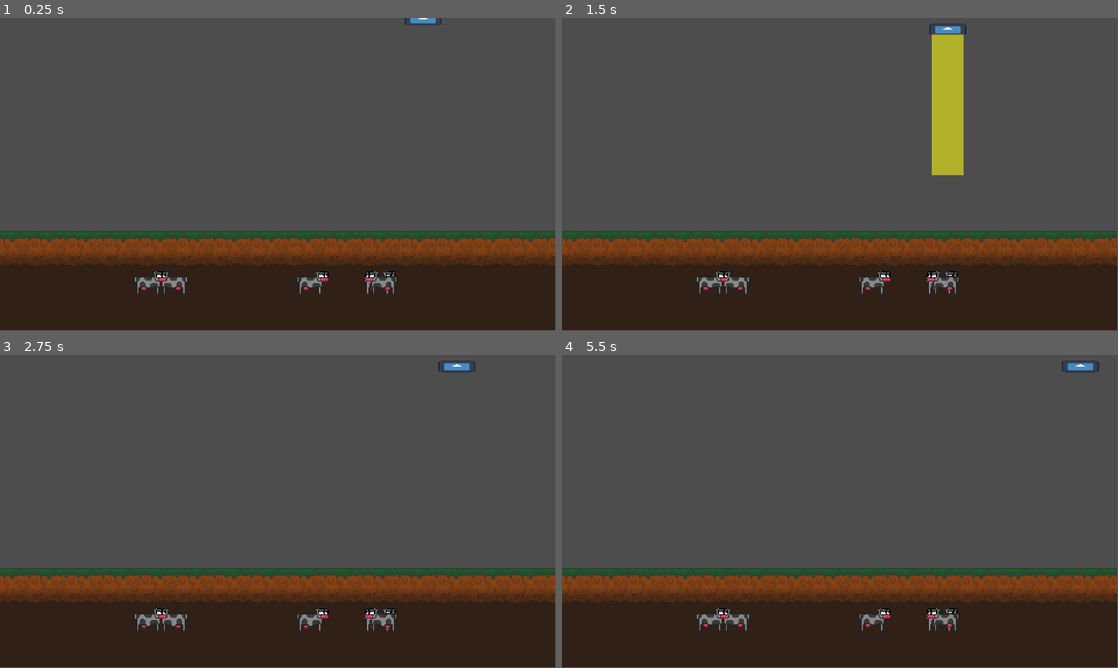
Above: before the commit, frames 1-4 (two rows, left to right).
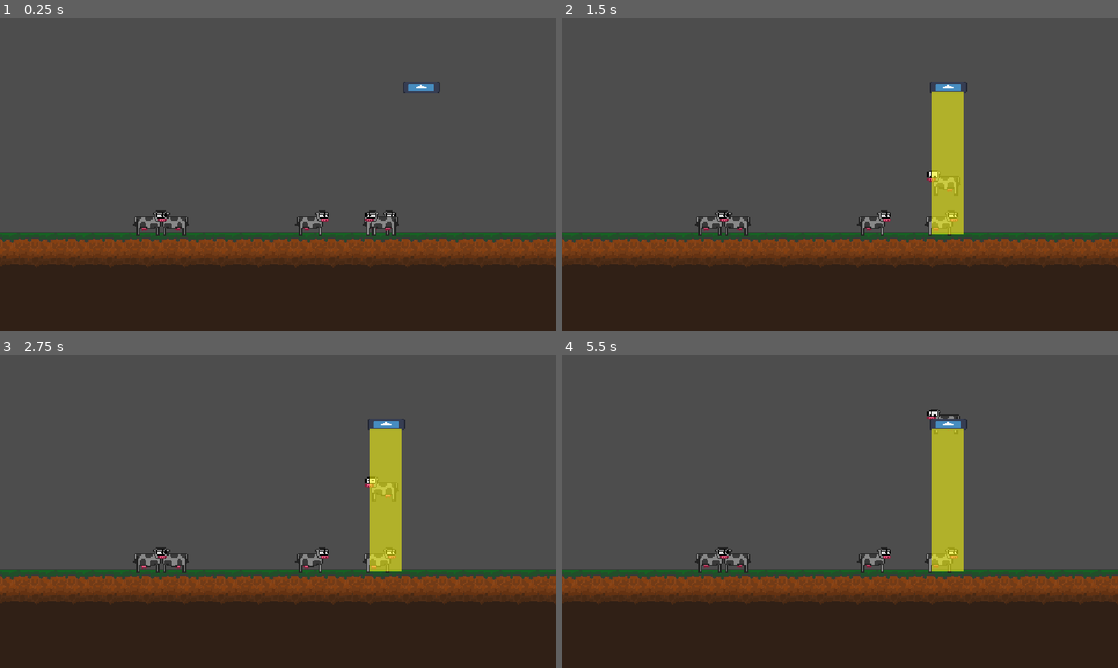
Above: after the commit, the same moments.

Repository: Luminescent-Cheese/district-jam-VII
Game: Godot game, scene res://game.tscn
Two runs of this game, one before a commit and one after it. Both use one fixed random seed, a clock stepped at 60 frames per second and the inputs below. The engine's default icon, where the game draws it, is replaced by a stand-in: a white triangle on a blue panel in a dark square.
Inputs (mouse positions are in pixels of both pictures, inside the frame that each line leads up to):
- Up to frame 1 (0.25 s): no input
- Up to frame 2 (1.5 s): move the mouse to (962, 158) at 0.52 s; click (962, 158) at 0.67 s; move the mouse to (728, 190) at 1.27 s; click (728, 190) at 1.42 s
- Up to frame 3 (2.75 s): move the mouse to (333, 442) at 2.02 s; click (333, 442) at 2.17 s
- Up to frame 4 (5.5 s): move the mouse to (812, 574) at 2.77 s; click (812, 574) at 2.92 s; move the mouse to (1006, 558) at 3.52 s; click (1006, 558) at 3.67 s; move the mouse to (673, 464) at 4.27 s; click (673, 464) at 4.42 s; move the mouse to (867, 511) at 5.02 s; click (867, 511) at 5.17 s
The window is 799x449 before the commit and 800x450 after it. Grey fills any space a smaller window leaves; there, only what the larger window draws over its background counts as a difference.

The runs differ from the first frame. In frame 1, 2.6% of the frame differs, in the area x 0-100%, y 0-89%; in frame 2, 4.5%; in frame 3, 5.1%; in frame 4, 5.1%.

Commit message:
fix pan and zoom to work with macos too

Diff:
--- a/cow.gd
+++ b/cow.gd
@@ -8,12 +8,14 @@
 const RIGHT = Vector2(1, 0)
 const LEFT = Vector2(-1, 0)
 
+@onready var sprite2D = $AnimatedSprite2D
+
 func _ready() -> void:
 	direction = [RIGHT, LEFT].pick_random()
 	if (direction == LEFT):
-		$AnimatedSprite2D.flip_h = true
-	$AnimatedSprite2D.animation = "rest"
-	$AnimatedSprite2D.play()
+		sprite2D.flip_h = true
+	sprite2D.animation = "rest"
+	sprite2D.play()
 
 func _process(_delta: float) -> void:
 	if state == CowState.BEAM_UP:
@@ -22,8 +24,8 @@
 func abducted_by(ufo) -> void:
 	state = CowState.BEAM_UP
 	abducted_by_ufo = ufo
-	$AnimatedSprite2D.animation = "panic"
-	$AnimatedSprite2D.play()
+	sprite2D.animation = "panic"
+	sprite2D.play()
 
 func beam_up() -> void:
 	direction = Vector2(0,-1)
--- a/game.gd
+++ b/game.gd
@@ -12,7 +12,7 @@
 
 	for i in range(num_cows):
 		var new_cow = COW_SCENE.instantiate()
-		var cow_location = Vector2(CoordsUtils.get_random_x_in_world(self), world_bounds.max_y - 120)
+		var cow_location = Vector2(CoordsUtils.get_random_x_in_world(self), 15)
 		new_cow.position = cow_location
 		new_cow.name = "Cow %s" % i
 		add_child(new_cow)
@@ -22,6 +22,7 @@
 
 	# random x position in viewport, at top (it will descend and search)
 	var new_ufo = UFO_SCENE.instantiate()
-	new_ufo.position = Vector2(CoordsUtils.get_random_x_in_world(self), world_bounds.min_y - 20)
+	var random_x = CoordsUtils.get_random_x_in_world(self)
+	new_ufo.position = Vector2(random_x, world_bounds.min_y + 240)
 
 	add_child(new_ufo)
--- a/game.tscn
+++ b/game.tscn
@@ -17,7 +17,7 @@
 [node name="Game" type="Node2D" unique_id=86373079]
 script = ExtResource("1_80nbo")
 
-[node name="playerCamera" type="Camera2D" parent="." unique_id=1232046301]
+[node name="PlayerCamera" type="Camera2D" parent="." unique_id=1232046301]
 position = Vector2(0, -197)
 zoom = Vector2(0.6, 0.6)
 limit_left = -3500
--- a/player_camera.gd
+++ b/player_camera.gd
@@ -4,19 +4,32 @@
 #controls player camera movements (pan + zoom)
 func _input(event: InputEvent) -> void:
 	#pan
-	if Input.is_mouse_button_pressed(MOUSE_BUTTON_MIDDLE):
+	if Input.is_mouse_button_pressed(MOUSE_BUTTON_LEFT):
 		if event is InputEventMouseMotion:
 			global_position -= (event.relative)/camera.zoom
-	#changes target zoom
+	#changes target zoom (scroll-wheel mouse)
 	if event is InputEventMouseButton:
 		if event.button_index == MOUSE_BUTTON_WHEEL_UP:
-			if targetZoom < Vector2(1.2,1.2):
-				targetZoom += Vector2(.05,.05)
+			zoom_in()
 		elif event.button_index == MOUSE_BUTTON_WHEEL_DOWN:
-			if targetZoom > Vector2(.5,.5):
-				targetZoom -= Vector2(.05,.05)
+			zoom_out()
+	#changes target zoom (Mac magic mouse)
+	if event is InputEventPanGesture:
+		var scroll_direction = sign(event.delta.y)
+		if scroll_direction > 0:
+			zoom_in()
+		elif scroll_direction < 0:
+			zoom_out()
 func _process(delta: float) -> void:
 	#interpolation for camera zoom so its smooth (and makes it so you zoom into where your mouse is)
 	var mousePos = get_global_mouse_position()
 	camera.zoom = camera.zoom.lerp(targetZoom, 10*delta)
 	position += mousePos - get_global_mouse_position()
+
+func zoom_in():
+	if targetZoom < Vector2(1.2,1.2):
+		targetZoom += Vector2(.05,.05)
+
+func zoom_out():
+	if targetZoom > Vector2(.5,.5):
+		targetZoom -= Vector2(.05,.05)
--- a/project.godot
+++ b/project.godot
@@ -15,6 +15,10 @@
 config/features=PackedStringArray("4.6", "Forward Plus")
 config/icon="res://icon.svg"
 
+[display]
+
+window/stretch/mode="canvas_items"
+
 [layer_names]
 
 2d_physics/layer_2="Cows"
